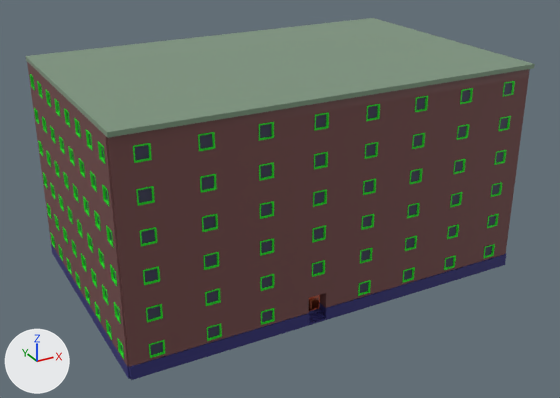
Renders of the FBX model OSB3D/Assets/Prefabs/Import/Buildings/BCL40_F06_01.fbx from each side of a commit.
Camera for both pictures: a 50 mm camera at (-66.5, -102.8, 38.0) aimed at (-32.8, -41.4, 7.3). The lights are fixed; the arrows at lower left show +X, +Y and +Z.

Objects in the first picture: 'BCL40_F06_01'.
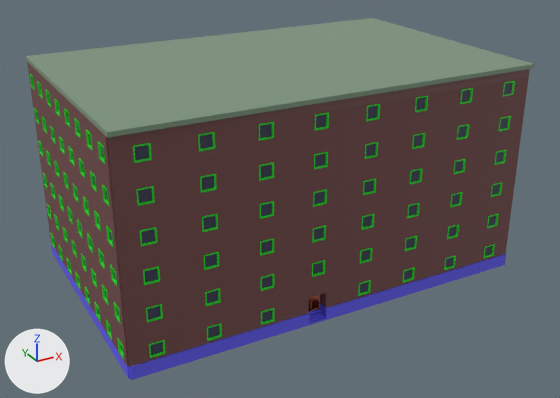
Where the newer file only moved an object's origin or applied its transform, the numbers keep the older frame.

What differs and where, as boxes [x1, y1, x2, y2] in the pictures (560 x 398 px):
'BCL40_F06_01', recoloured: [51, 241, 506, 380] in both

What changed in the scene script:
```text
Change mat_plinth_004:
    mat_plinth_004.base_color: (0.0266, 0.0244, 0.168) -> (0.117, 0.106, 0.883)  # dark blue #2d2b72 -> blue #605cf1
```
